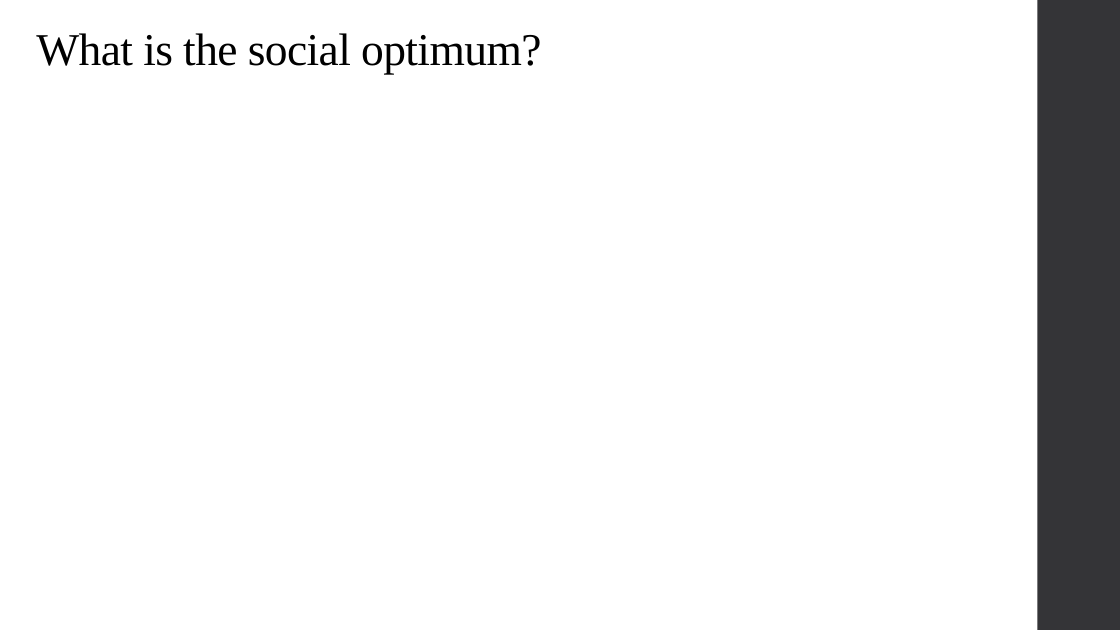
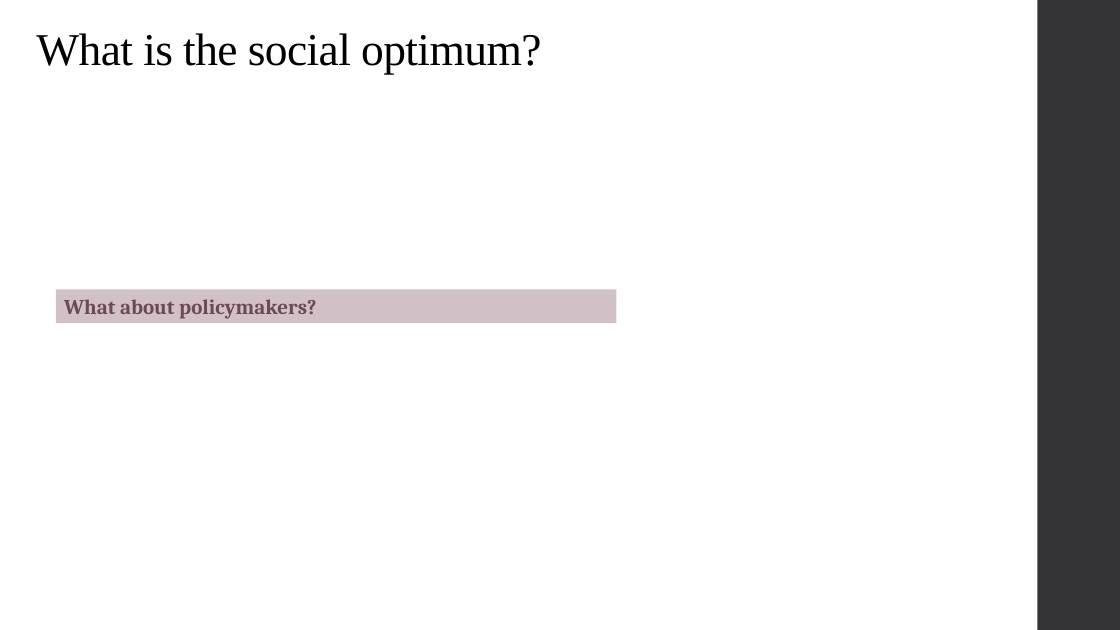
Before and after one commit to alex-hoagland/HAD6750H, a slide deck: slide 31 of Lecture04_ProviderPayment/L4Slides_ProviderPayment_2023W.pptx (slide 32 before the commit). Drawn at 1120x630 pixels with LibreOffice and Linux fonts; fonts in the diff are those of the drawing; grey boxes stand for pictures. Boxes give left, top, right and bottom in pixels: in the first picture for what was removed or moved away, otherwise in the second. Text is boxed around its words. In the diff, an @@ line names an element or a change of style, - is before the commit and + after.

```diff
--- a/Lecture04_ProviderPayment/L4Slides_ProviderPayment_2023W.pptx
+++ b/Lecture04_ProviderPayment/L4Slides_ProviderPayment_2023W.pptx
@@ rectangle added at (55,289,616,323), fill #D2C0C7, 18 pt, text #6A4A57, bold @@
+What about policymakers?
```
Also in this commit, not shown: 3 other slides changed, 3 slides added, 3 slides removed.
